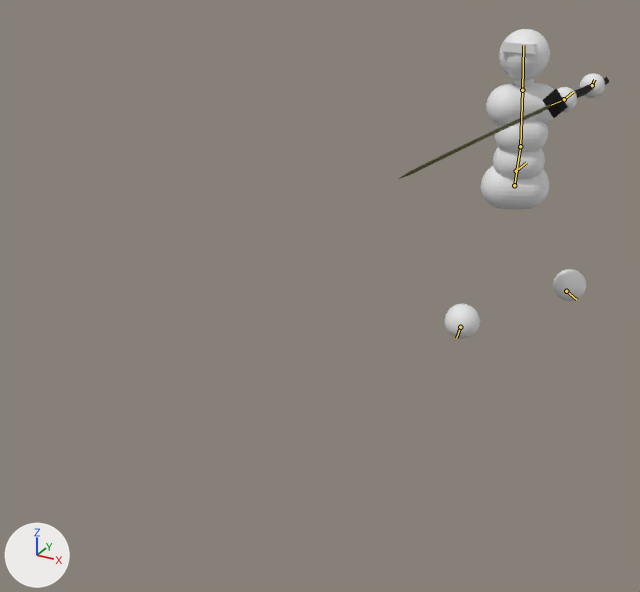
What one commit did to the Blender file asset_raws/simple_combat_char.blend.
Before and after are seen from a 50 mm lens placed at (1.34, -5.64, 2.24), pointed at (-0.38, -2.51, 0.67). The lights are fixed; the arrows at lower left show +X, +Y and +Z. Both versions are drawn at frame 24 of the action 'Ready_parry_from_running'; the numbers are the values there. The bones that bend it are drawn over the model as lines.

Names of what the first picture shows: 'Body', 'Sword'.
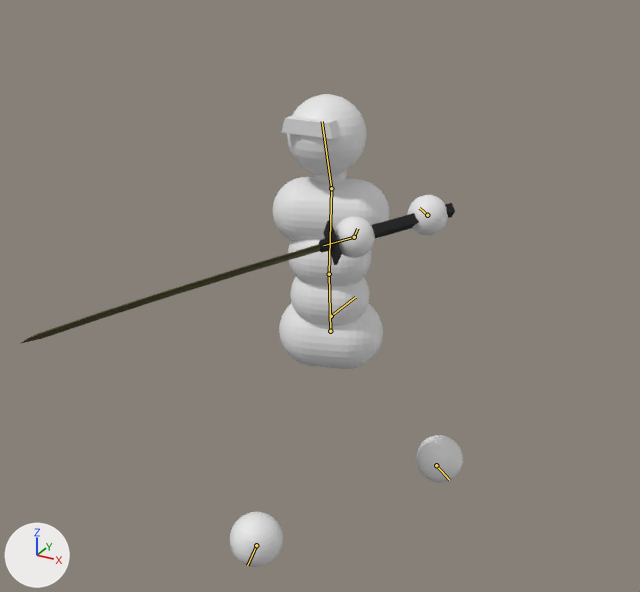
What differs and where, as boxes [x1, y1, x2, y2] in the pictures (640 x 592 px):
```json
{"object": "Body", "change": "posed", "before": [445, 29, 605, 339], "after": [230, 94, 463, 567], "on screen": "45% wider, 52% taller"}
{"object": "Sword", "change": "posed", "before": [399, 77, 610, 179], "after": [21, 203, 455, 343], "on screen": "105% wider, 37% taller"}
{"bone": "Root bone", "before": "(516, 171) to (526, 162)", "after": "(331, 316) to (355, 297)"}
{"bone": "Lower back", "before": "(514, 185) to (520, 146)", "after": "(330, 331) to (329, 274)"}
{"bone": "Upper back", "before": "(520, 146) to (522, 90)", "after": "(329, 274) to (331, 188)"}
{"bone": "Head", "before": "(522, 90) to (523, 45)", "after": "(331, 188) to (322, 121)"}
{"bone": "Hand.L", "before": "(592, 85) to (594, 79)", "after": "(427, 215) to (419, 208)"}
{"bone": "Hand.R", "before": "(564, 99) to (573, 92)", "after": "(354, 237) to (357, 228)"}
{"bone": "Sword attachment", "before": "(564, 99) to (551, 105)", "after": "(354, 237) to (323, 245)"}
```

Edits to the scene script, one JSON object a line:
```json
{"block": "bone_root_bone", "where": "bone_root_bone = bpy.data.objects['Armature'].pose.bones['Root bone']"}
{"op": "set", "path": "bone_root_bone.location", "old": "(0.0, -1.0, 0.0)", "new": "(0.0, -3.15, 0.0)"}
{"block": "bone_lower_back", "where": "bone_lower_back = bpy.data.objects['Armature'].pose.bones['Lower back']  # child of 'Root bone'"}
{"op": "set", "path": "bone_lower_back.location", "old": "(0.0, -0.083, -0.008)", "new": "(0.0, -0.059, -0.006)"}
{"op": "set", "path": "bone_lower_back.rotation_quaternion", "old": "(0.968, -0.064, 0.231, 0.039)", "new": "(0.986, -0.041, 0.16, 0.022)", "note": "degrees (-7, 27, 3) -> degrees (-4, 19, 2)"}
{"block": "bone_upper_back", "where": "bone_upper_back = bpy.data.objects['Armature'].pose.bones['Upper back']  # child of 'Lower back'"}
{"op": "set", "path": "bone_upper_back.rotation_quaternion", "old": "(0.988, 0.072, 0.109, -0.007)", "new": "(0.999, 0.049, 0.014, 0.0)", "note": "degrees (8, 13, 0) -> degrees (6, 2, 0)"}
{"block": "bone_head", "where": "bone_head = bpy.data.objects['Armature'].pose.bones['Head']  # child of 'Upper back'"}
{"op": "set", "path": "bone_head.rotation_quaternion", "old": "(0.935, 0.0, -0.31, -0.092)", "new": "(0.986, 0.0, -0.159, -0.047)", "note": "degrees (4, -36, -13) -> degrees (1, -18, -6)"}
{"block": "bone_hand_l", "where": "bone_hand_l = bpy.data.objects['Armature'].pose.bones['Hand.L']  # child of 'Root bone'"}
{"op": "set", "path": "bone_hand_l.location", "old": "(0.039, -0.356, -0.061)", "new": "(0.01, -0.328, -0.11)"}
{"op": "set", "path": "bone_hand_l.rotation_quaternion", "old": "(0.781, -0.53, -0.092, -0.278)", "new": "(0.686, -0.666, -0.139, -0.259)", "note": "degrees (-63, -27, -23) -> degrees (-85, -32, -12)"}
{"block": "bone_hand_r", "where": "bone_hand_r = bpy.data.objects['Armature'].pose.bones['Hand.R']  # child of 'Root bone'"}
{"op": "set", "path": "bone_hand_r.location", "old": "(-0.001, -1.013, 0.272)", "new": "(-0.031, -0.967, 0.289)"}
{"op": "set", "path": "bone_hand_r.rotation_quaternion", "old": "(-0.345, -0.007, 0.224, 0.898)", "new": "(-0.344, 0.051, 0.383, 0.856)", "note": "degrees (25, -8, -140) -> degrees (41, -21, -144)"}
{"block": "bone_sword_attachment", "where": "bone_sword_attachment = bpy.data.objects['Armature'].pose.bones['Sword attachment']  # child of 'Root bone'"}
{"op": "set", "path": "bone_sword_attachment.location", "old": "(1.013, 0.272, 0.001)", "new": "(0.966, 0.289, 0.031)"}
{"op": "set", "path": "bone_sword_attachment.rotation_quaternion", "old": "(-0.345, -0.224, 0.898, 0.007)", "new": "(-0.344, -0.383, 0.856, -0.051)", "note": "degrees (-13, -141, 33) -> degrees (-13, -141, 53)"}
```
